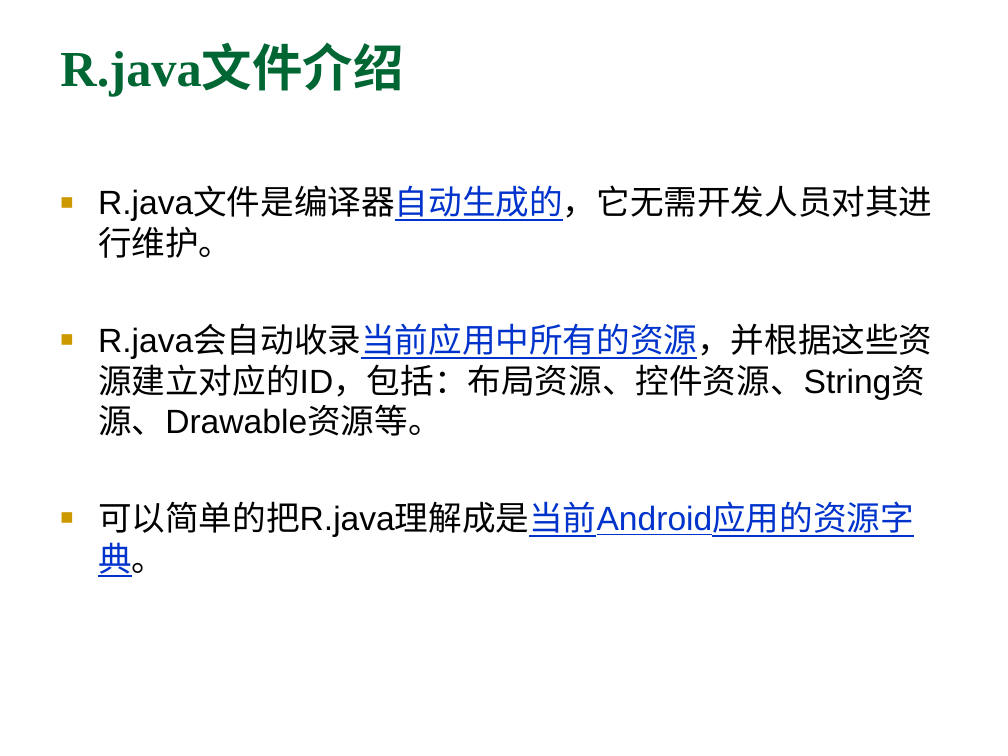
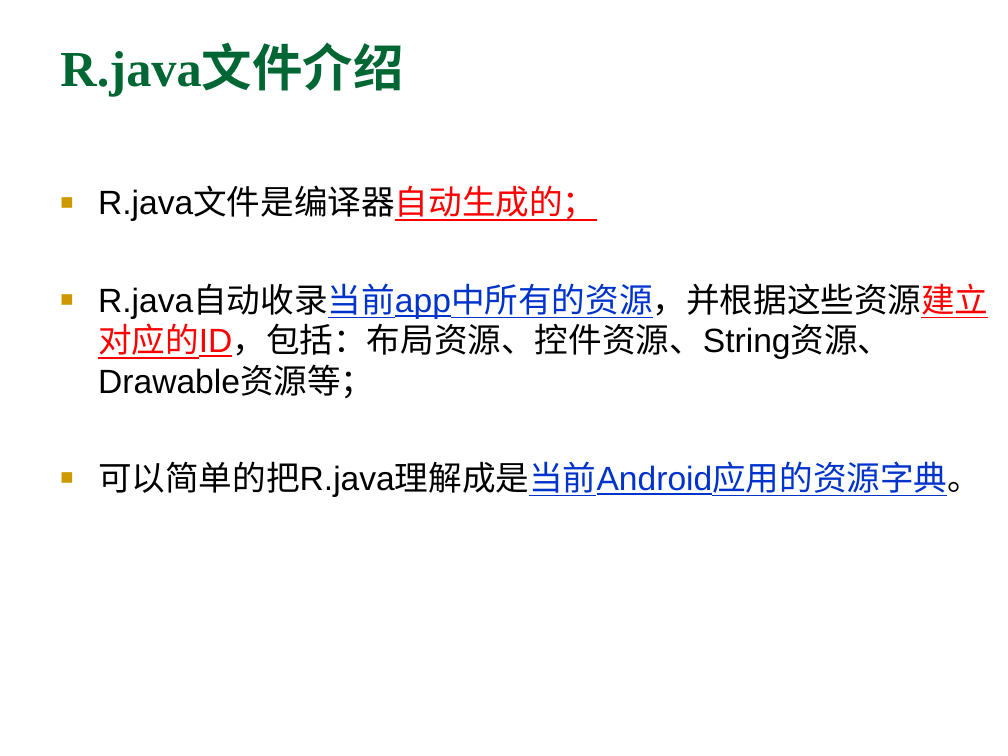
Before and after one commit to arnold117/AndroidProgramming, a slide deck: slide 52 of slides/第二讲 Android入门和简单程序设计.ppt (slide 23 before the commit). Drawn at 1008x756 pixels with LibreOffice and Linux fonts; fonts in the diff are those of the drawing. Boxes give left, top, right and bottom in pixels: in the first picture for what was removed or moved away, otherwise in the second. Text is boxed around its words. In the diff, an @@ line names an element or a change of style, - is before the commit and + after.

```diff
--- a/slides/第二讲 Android入门和简单程序设计.ppt
+++ b/slides/第二讲 Android入门和简单程序设计.ppt
@@ text at [98, 188, 988, 398]: text changed @@
-■ R.java文件是编译器自动生成的，它无需开发人员对其进行维护。
-■ R.java会自动收录当前应用中所有的资源，并根据这些资源建立对应的ID，包括：布局资源、控件资源、String资源、Drawable资源等。
+■ R.java文件是编译器自动生成的；
+■ R.java自动收录当前app中所有的资源，并根据这些资源建立对应的ID，包括：布局资源、控件资源、String资源、Drawable资源等；
```
Also in this commit, not shown: 12 other slides changed, 10 slides added, 8 slides removed, 1 other file.
